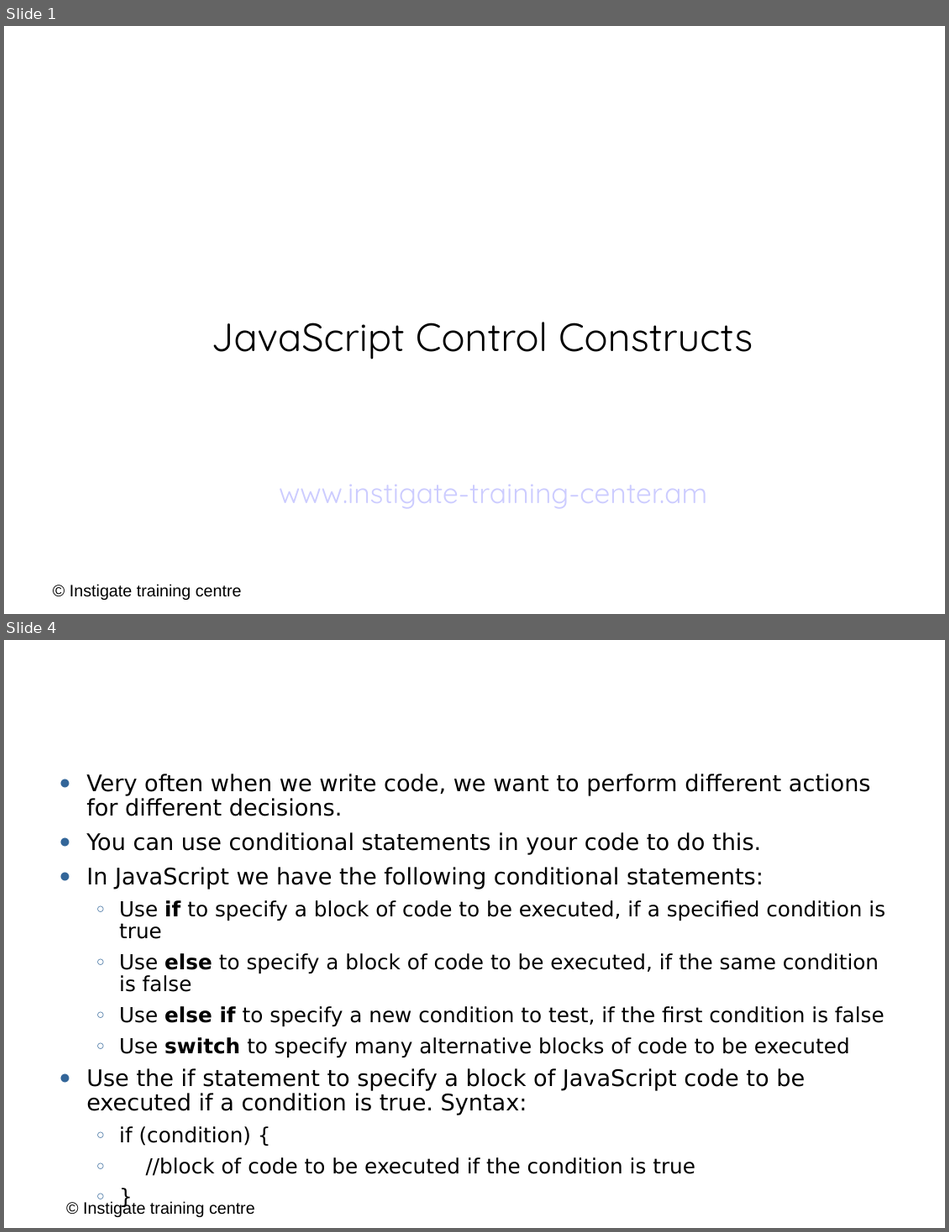
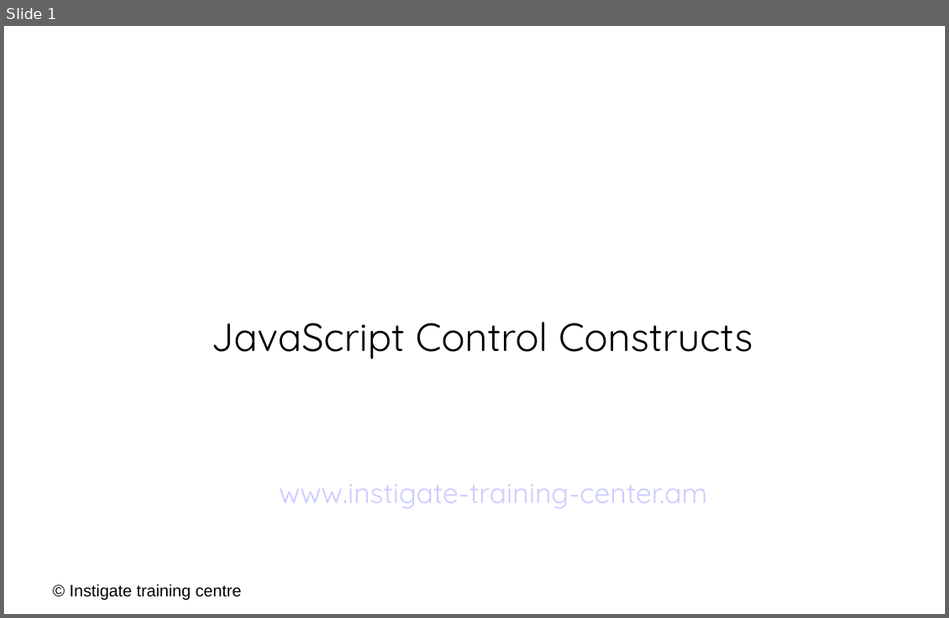
Before and after one commit to ITC-Vanadzor/ITC-7, a slide deck: Presentations/Javascript/3_control_constructs.odp. Shown one above the other, each under a label of ours: slides 1 and 4 before the commit, slide 1 after it; the slides between them are not shown. The pictures are 949x1232 and 949x618 pixels, drawn with LibreOffice and Linux fonts; fonts in the diff are those of the drawing; background and template pictures are left out. Boxes give left, top, right and bottom in pixels: in the first picture for what was removed or moved away, otherwise in the second. Text is boxed around its words. In the diff, an @@ line names an element or a change of style, - is before the commit and + after.

```diff
--- a/Presentations/Javascript/3_control_constructs.odp
+++ b/Presentations/Javascript/3_control_constructs.odp
@@ slide 4 removed at box(4, 640, 945, 1228), background #FFFFFF @@
@@ text removed at box(73, 681, 900, 730) @@
-JavaScript If...Else Statements
@@ text removed at box(86, 774, 885, 1176) @@
-● Very often when we write code, we want to perform different actions for different decisions.
-● You can use conditional statements in your code to do this.
-● In JavaScript we have the following conditional statements:
-  ○ Use if to specify a block of code to be executed, if a specified condition is true
-  ○ Use else to specify a block of code to be executed, if the same condition is false
-  ○ Use else if to specify a new condition to test, if the first condition is false
-  ○ Use switch to specify many alternative blocks of code to be executed
-● Use the if statement to specify a block of JavaScript code to be executed if a condition is true. Syntax:
-  ○ if (condition) {
-  ○ //block of code to be executed if the condition is true
-  ○ }
@@ text removed at box(83, 1201, 255, 1217) @@
-© Instigate training centre
```
Also in this commit, not shown: 10 slides changed, 1 other slide removed, 1 other file.
